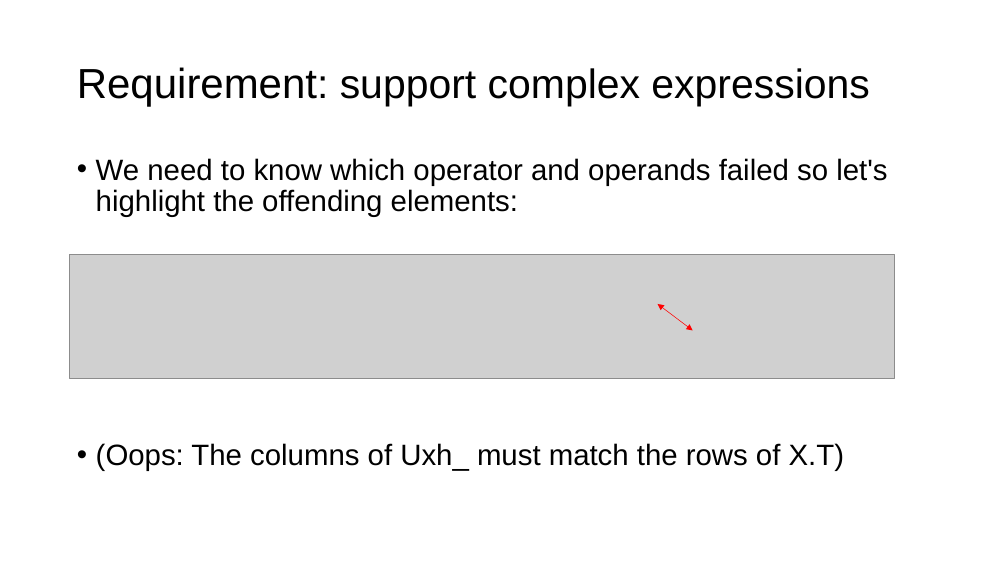
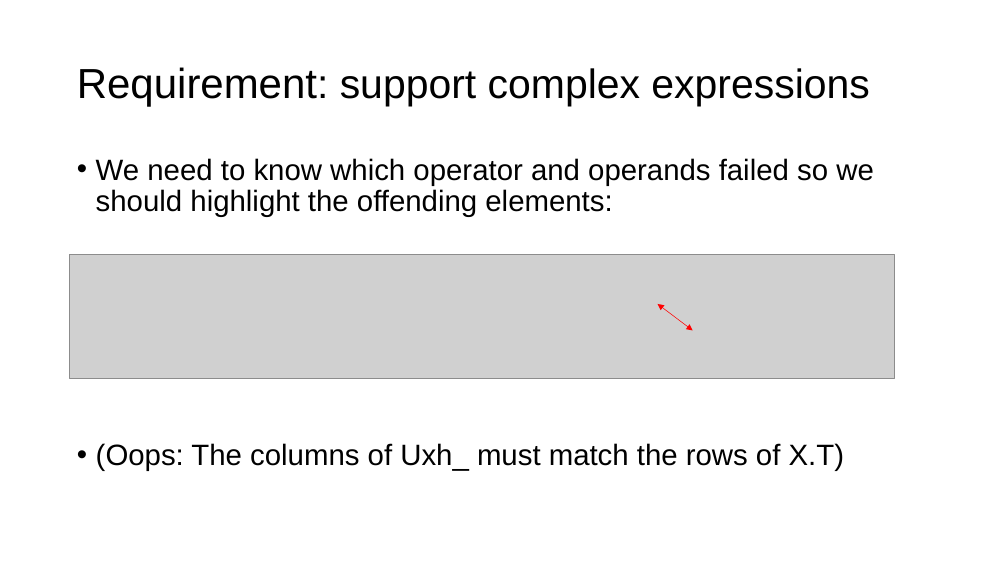
Before and after one commit to parrt/tensor-sensor, a slide deck: slide 8 of talks/strumenta/tensor-sensor.pptx. Drawn at 1008x567 pixels with LibreOffice and Linux fonts; fonts in the diff are those of the drawing; grey boxes stand for pictures; background and template pictures are left out. Boxes give left, top, right and bottom in pixels: in the first picture for what was removed or moved away, otherwise in the second. Text is boxed around its words. In the diff, an @@ line names an element or a change of style, - is before the commit and + after.

```diff
--- a/talks/strumenta/tensor-sensor.pptx
+++ b/talks/strumenta/tensor-sensor.pptx
@@ text at [96, 158, 874, 217]: text changed @@
-• We need to know which operator and operands failed so let's highlight the offending elements:
+• We need to know which operator and operands failed so we should highlight the offending elements:
```
Also in this commit, not shown: 10 other slides changed, 2 other files.
